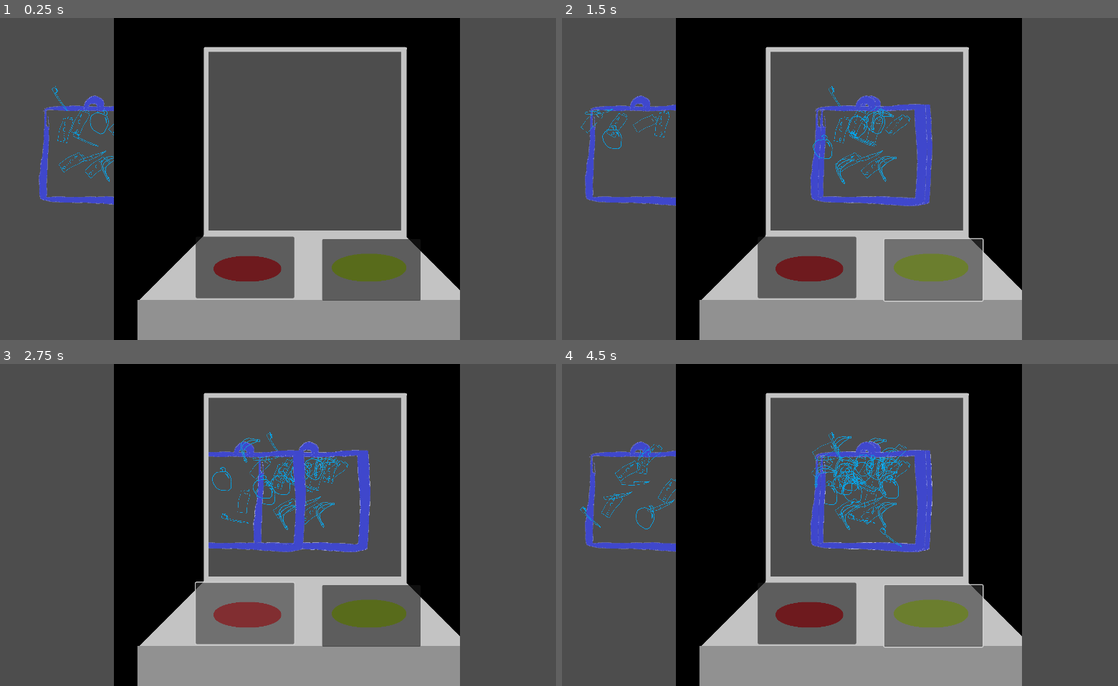
Above: before the commit, frames 1-4 (two rows, left to right).
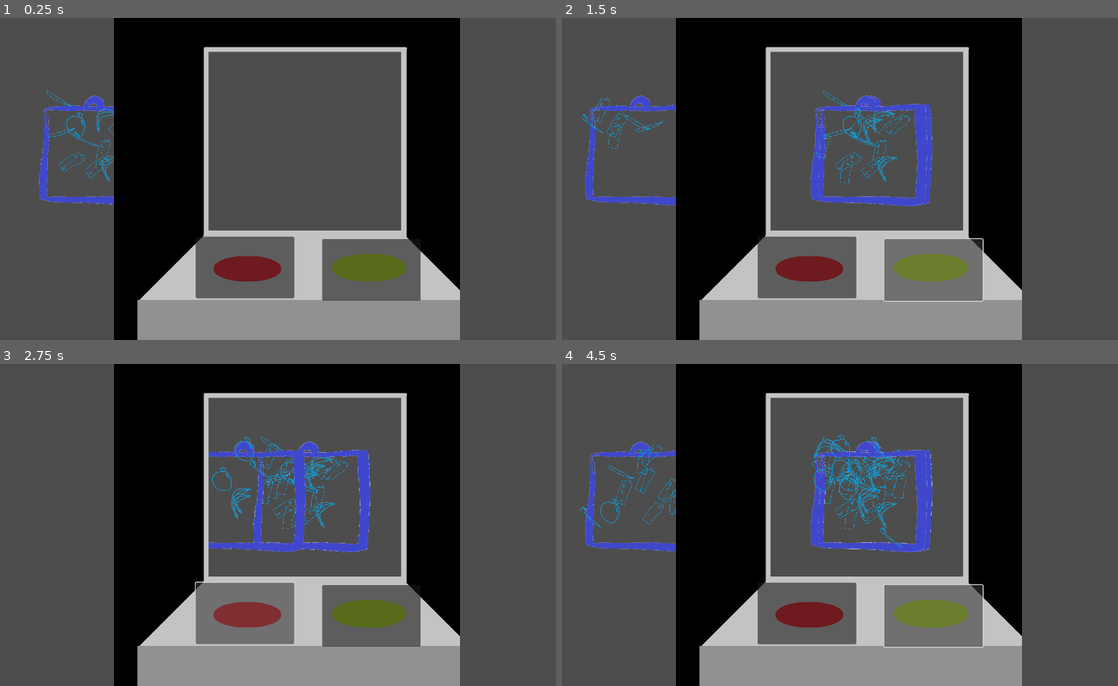
Above: after the commit, the same moments.

Repository: hughoreillyy/game-off-24
Game: Godot game, scene res://Main.tscn
The game is run twice, just before and just after one commit, with the same random seed, the same clock (stepped at 60 frames per second) and the same inputs.
Inputs (mouse positions are in pixels of both pictures, inside the frame that each line leads up to):
- Up to frame 1 (0.25 s): no input
- Up to frame 2 (1.5 s): click (806, 265) at 0.5 s; click (934, 269) at 1.25 s
- Up to frame 3 (2.75 s): click (244, 611) at 2 s
- Up to frame 4 (4.5 s): click (934, 615) at 2.75 s; click (806, 611) at 3.5 s; click (934, 615) at 4.25 s

The runs differ from the first frame. In frame 1, 0.2% of the frame differs, in the area x 8-21%, y 21-46%; in frame 2, 0.7%; in frame 3, 0.7%; in frame 4, 1.4%, in the area x 6-62%, y 21-52%.

Commit message:
Fixed item spawning in HTML5

Diff:
--- a/new-game-project/sprite_2d.gd
+++ b/new-game-project/sprite_2d.gd
@@ -31,25 +31,25 @@
 
 	spawn_multiple_items(item_number)
 
-#image preload innocent items
+#image preload
 func preload_images(folder_path: String) -> void:
-	var dir = DirAccess.open(folder_path)
-	if dir != null:
-		dir.list_dir_begin()
-		var file_name = dir.get_next()
-		while file_name != "":
-			if file_name.ends_with(".png"):
-				var sprite = ResourceLoader.load(folder_path + "/" + file_name)
-				if sprite:
-					item_sprites.append(sprite)
-					#print("Preloaded:", file_name)
-			file_name = dir.get_next()
+	var file_list = DirAccess.get_files_at(folder_path)  # Gets list of files in folder
 
-		dir.list_dir_end()
+	for file_name in file_list:
+		var extension := file_name.get_extension()
 
-		#print("Preload successful")
-	#else:
-		#print("Failed to open directory:", folder_path)
+		# Skip files with certain extensions (like .import or .remap)
+		if extension == "import" or extension == "remap":
+			file_name = file_name.get_basename()
+			extension = file_name.get_extension()
+
+		# Only load PNG files
+		if extension == "png":
+			var sprite: Texture2D = load(folder_path.path_join(file_name))
+			if sprite:
+				item_sprites.append(sprite)  # Add the loaded image to the list
+				# print("Preloaded:", file_name)
+		print("Preload successful")
 
 # item spawning within the bag
 func spawn_multiple_items(item_count: int) -> void:
